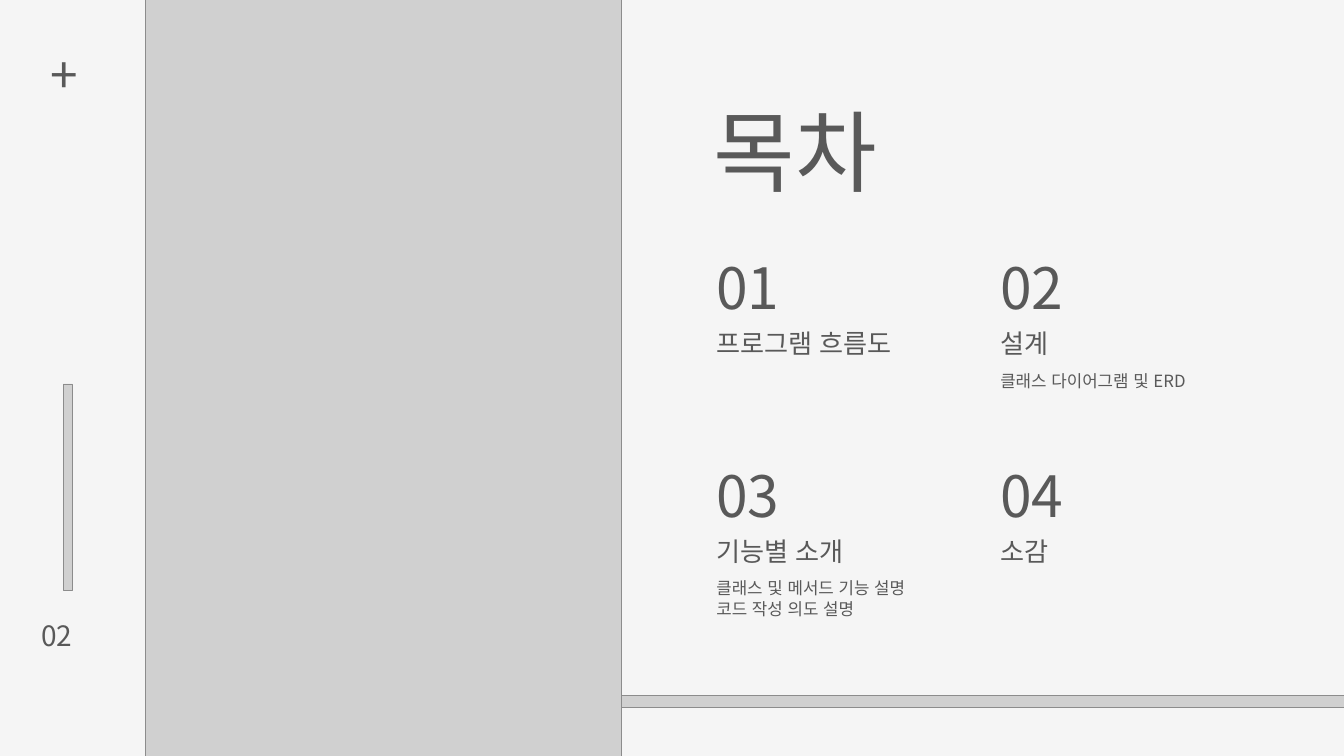
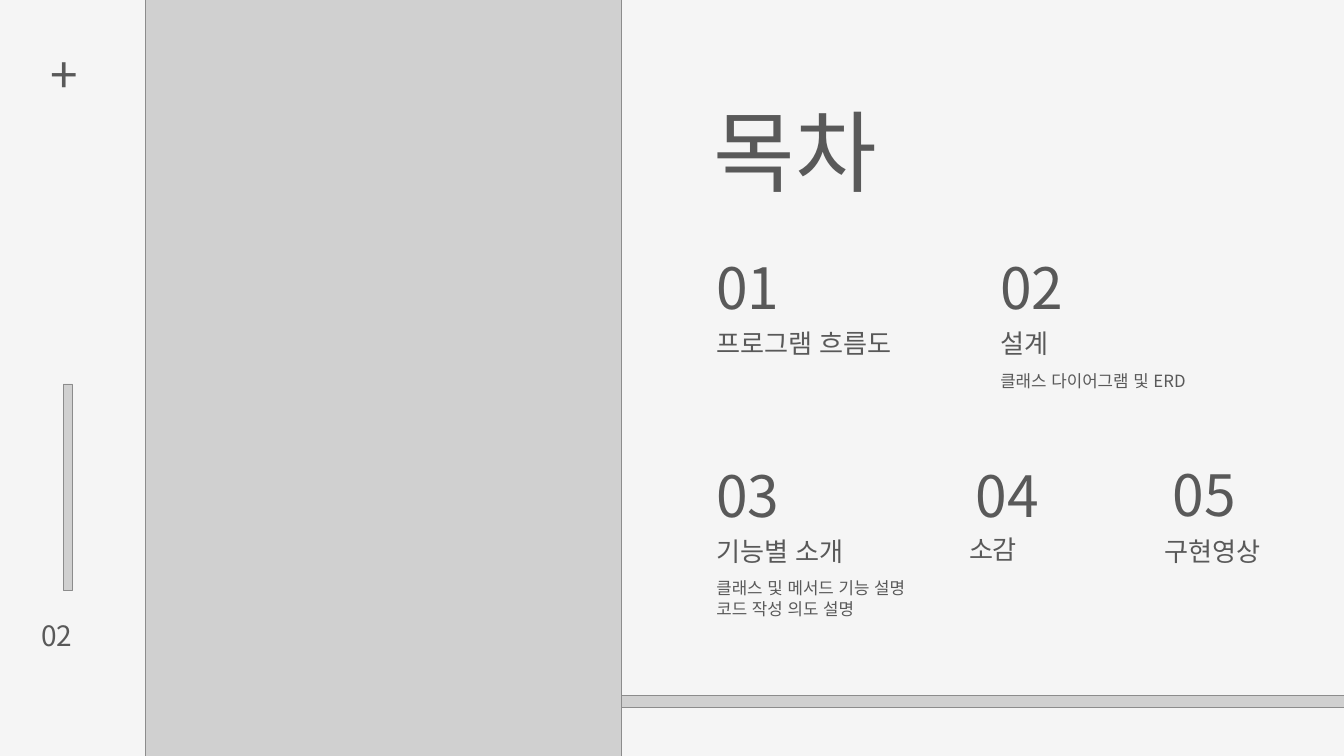
Before and after one commit to Ellie-Jung/IceCream-OrderSystem-mini-project, a slide deck: slide 2 of 나자바아이스크림가게_.pptx. Drawn at 1344x756 pixels with LibreOffice and Linux fonts; fonts in the diff are those of the drawing; grey boxes stand for pictures. Boxes give left, top, right and bottom in pixels: in the first picture for what was removed or moved away, otherwise in the second. Text is boxed around its words. In the diff, an @@ line names an element or a change of style, - is before the commit and + after.

```diff
--- a/나자바아이스크림가게_.pptx
+++ b/나자바아이스크림가게_.pptx
@@ text "04": place and size @@
-text "04" at [1000, 474, 1063, 518]
+text "04" at [975, 474, 1038, 518]
@@ text added at [1173, 473, 1236, 517], 61 pt, text #595959 @@
+05
@@ text "소감": place and size @@
-text "소감" at [1000, 539, 1048, 563]
+text "소감" at [969, 537, 1017, 561]
@@ text added at [1165, 539, 1261, 563], 28 pt, text #595959 @@
+구현영상
```
